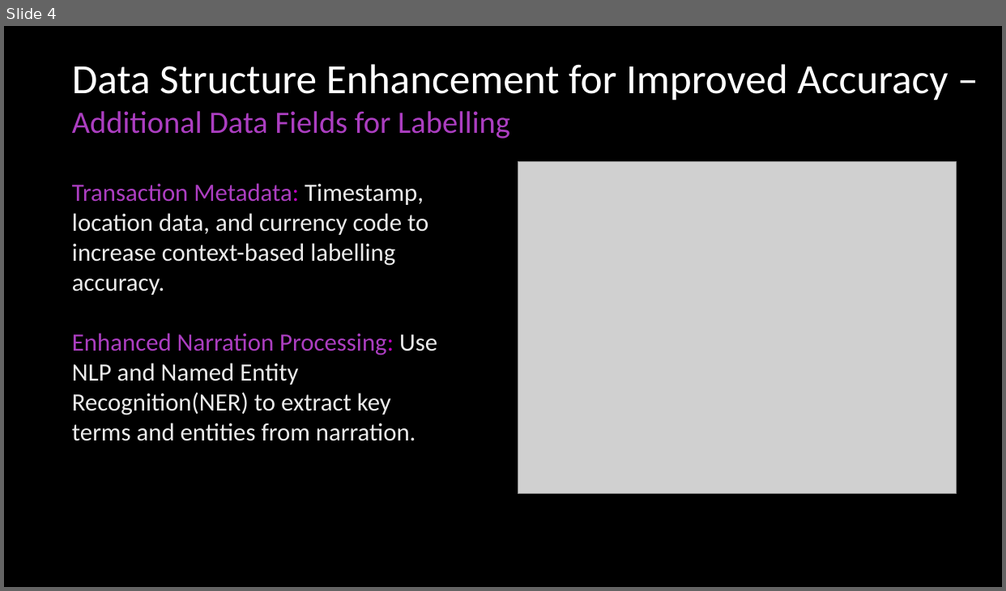
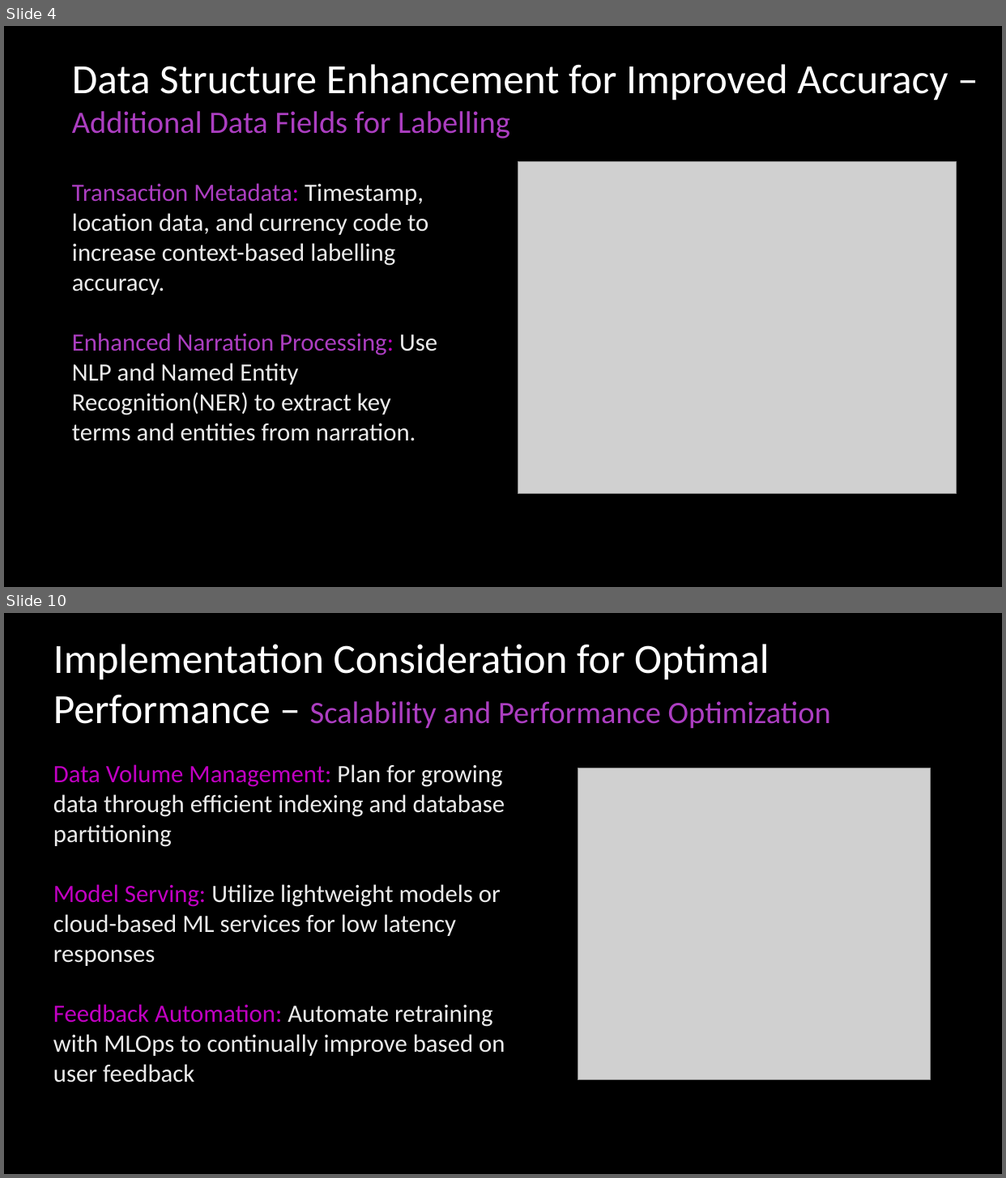
Before and after one commit to Varsilias/Chorus, a slide deck: Transaction Labelling Strategy Architecture.pptx. Shown one above the other, each under a label of ours: slide 4 before the commit, slides 4 and 10 after it; the slides between them are not shown. The pictures are 1006x591 and 1006x1178 pixels, drawn with LibreOffice and Linux fonts; fonts in the diff are those of the drawing; grey boxes stand for pictures; background and template pictures are left out. Boxes give left, top, right and bottom in pixels: in the first picture for what was removed or moved away, otherwise in the second. Text is boxed around its words. In the diff, an @@ line names an element or a change of style, - is before the commit and + after.

```diff
--- a/Transaction Labelling Strategy Architecture.pptx
+++ b/Transaction Labelling Strategy Architecture.pptx
@@ slide 10 added at box(4, 613, 1002, 1174), background picture (left out) @@
@@ text added at box(53, 644, 831, 728), 40 pt, text #FFFFFF @@
+Implementation Consideration for Optimal Performance – Scalability and Performance Optimization
@@ text added at box(53, 764, 505, 1083), 24 pt, text #EBEBEB @@
+Data Volume Management: Plan for growing data through efficient indexing and database partitioning
+Model Serving: Utilize lightweight models or cloud-based ML services for low latency responses
+Feedback Automation: Automate retraining with MLOps to continually improve based on user feedback
@@ picture added at box(577, 768, 930, 1080) @@
```
Also in this commit, not shown: 2 slides changed, 4 other slides added, 1 other file.
